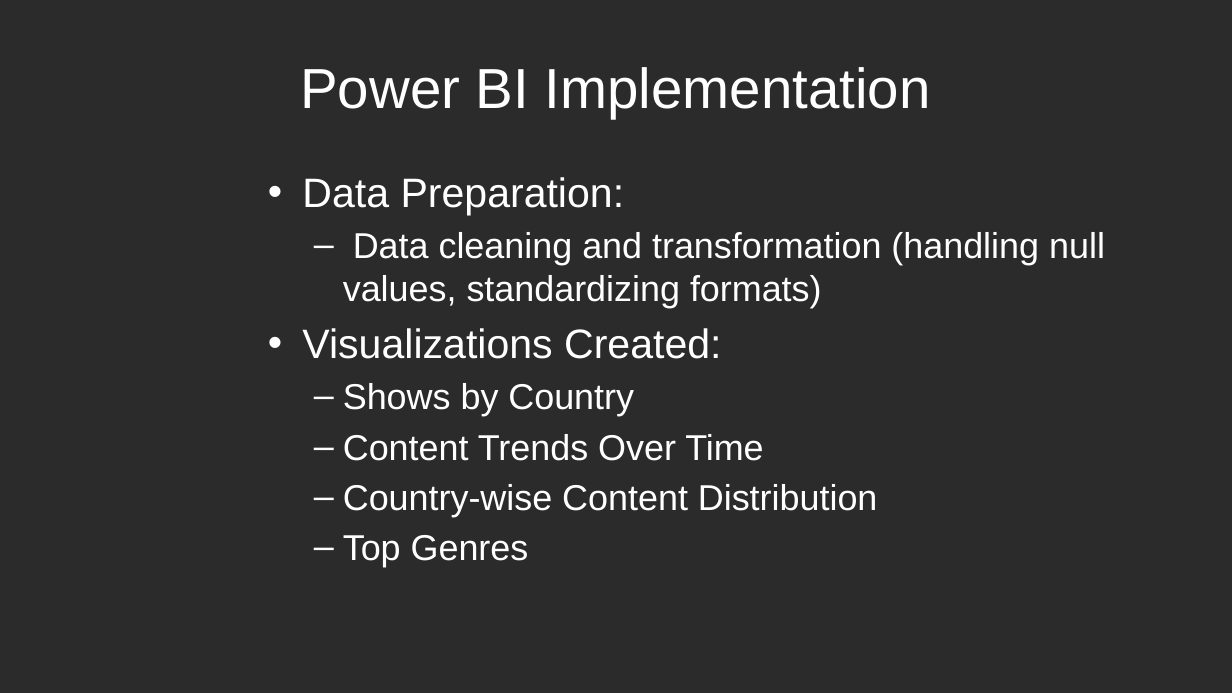
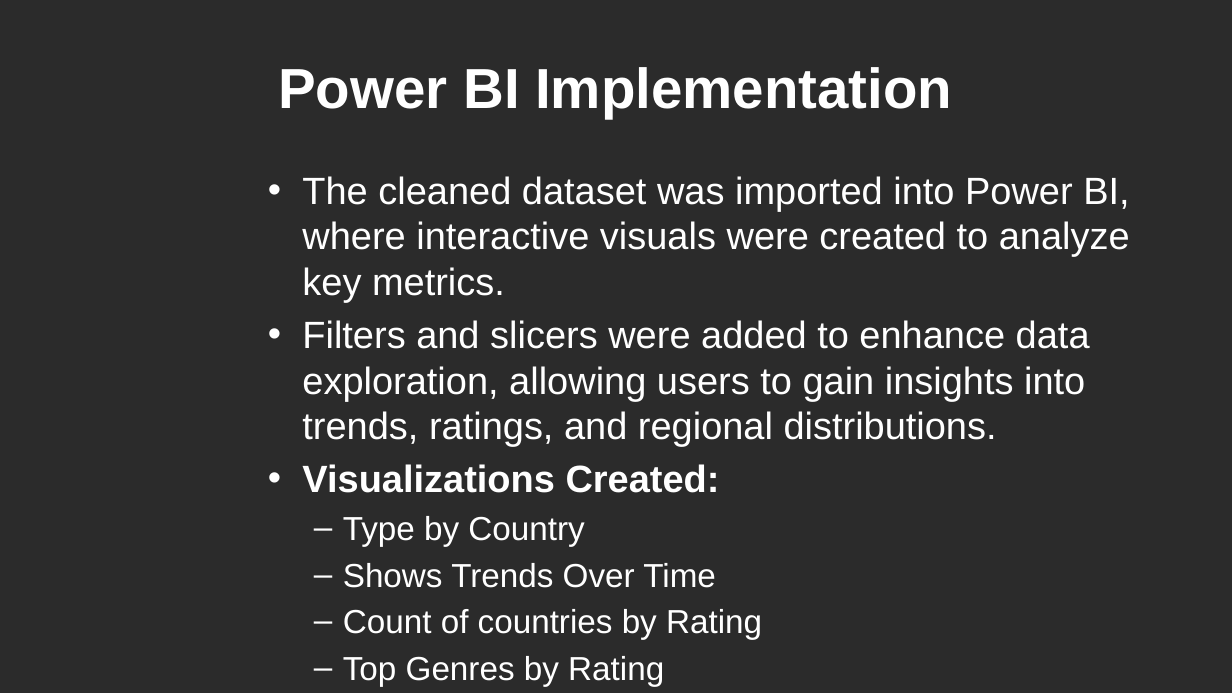
Before and after one commit to SubhaprathaSRK/NetflixAnalysis-Using-PowerBI, a slide deck: slide 5 of Netflix_Data_Analysis_Presentation.pptx (slide 4 before the commit). Drawn at 1232x693 pixels with LibreOffice and Linux fonts; fonts in the diff are those of the drawing; background and template pictures are left out; a plain dark background stands for a picture behind light text. Boxes give left, top, right and bottom in pixels: in the first picture for what was removed or moved away, otherwise in the second. Text is boxed around its words. In the diff, an @@ line names an element or a change of style, - is before the commit and + after.

```diff
--- a/Netflix_Data_Analysis_Presentation.pptx
+++ b/Netflix_Data_Analysis_Presentation.pptx
@@ title "Power BI Implementation" at (278,67,952,118): bold on @@
@@ text at (302,176,1130,446): text changed; size 28 to 29.6 pt @@
-• Data Preparation:
-  – Data cleaning and transformation (handling null values, standardizing formats)
+• The cleaned dataset was imported into Power BI, where interactive visuals were created to analyze key metrics.
+• Filters and slicers were added to enhance data exploration, allowing users to gain insights into trends, ratings, and regional distributions.
@@ text at (302,464,720,493): size 32 to 29.6 pt, bold on in "Visualizations Created:" @@
@@ text at (343,516,762,640): text changed; size 28 to 25.9 pt @@
-  – Shows by Country
-  – Content Trends Over Time
-  – Country-wise Content Distribution
-  – Top Genres
+  – Type by Country
+  – Shows Trends Over Time
+  – Count of countries by Rating
+  – Top Genres by Rating
```
Also in this commit, not shown: 9 other slides changed, 4 slides added.
